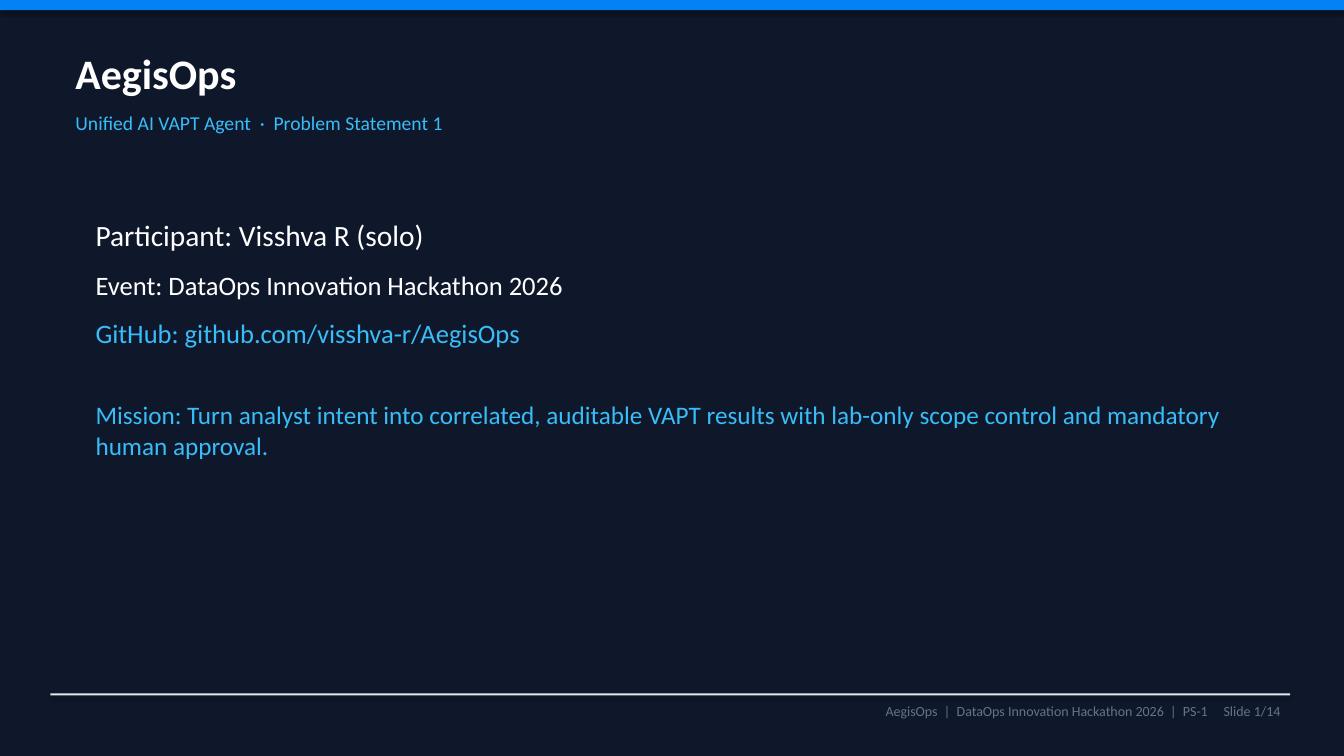
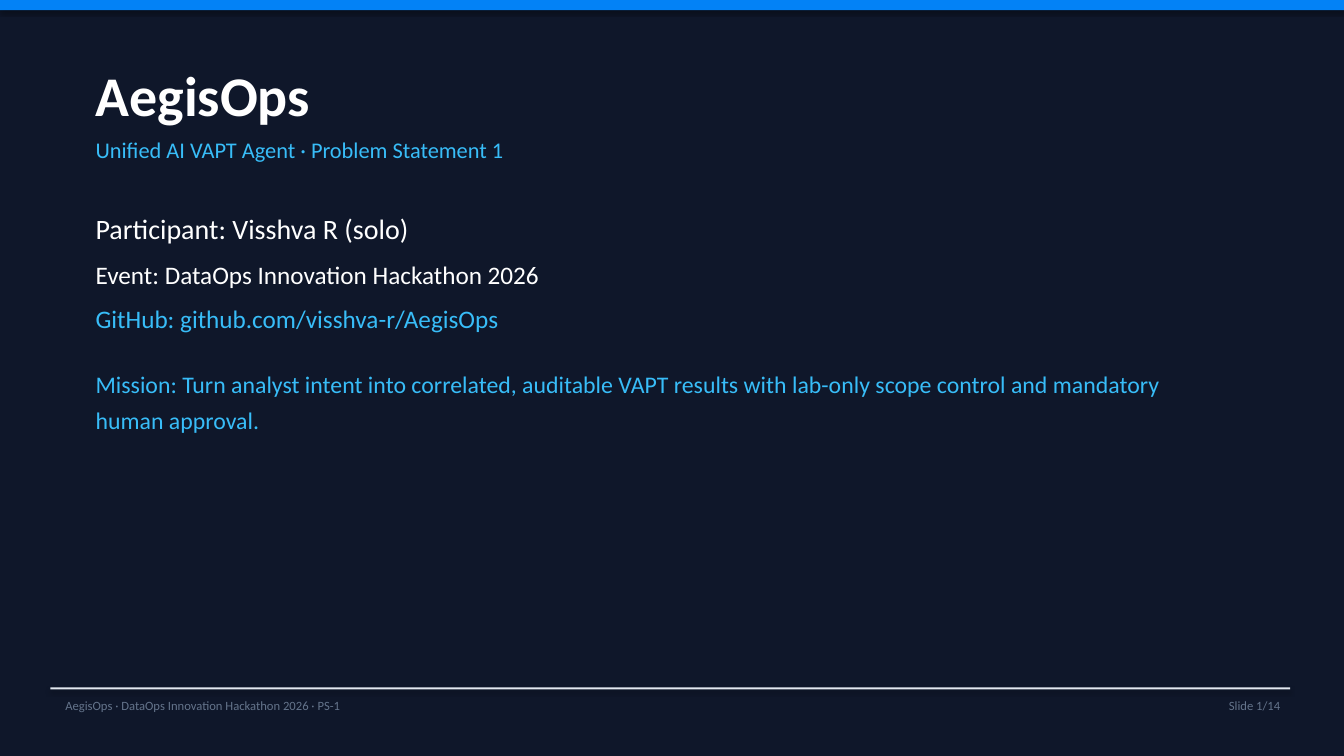
Before and after one commit to visshva-r/AegisOps, a slide deck: slide 1 of ppt/AegisOps_DataOps_Hackathon_2026.pptx. Drawn at 1344x756 pixels with LibreOffice and Linux fonts; fonts in the diff are those of the drawing. Boxes give left, top, right and bottom in pixels: in the first picture for what was removed or moved away, otherwise in the second. Text is boxed around its words. In the diff, an @@ line names an element or a change of style, - is before the commit and + after.

Commit message:
Fix PPT text overlap and spacing across all slides.

```diff
--- a/ppt/AegisOps_DataOps_Hackathon_2026.pptx
+++ b/ppt/AegisOps_DataOps_Hackathon_2026.pptx
@@ text "AegisOps": place and size @@
-text "AegisOps" at bbox=[75, 59, 236, 96]
+text "AegisOps" at bbox=[96, 76, 310, 126]
@@ text "AegisOps" at bbox=[96, 76, 310, 126]: size 30 to 40 pt @@
@@ text "Unified AI VAPT Agent · ...": place and size @@
-text "Unified AI VAPT Agent · ..." at bbox=[75, 116, 443, 134]
+text "Unified AI VAPT Agent · ..." at bbox=[96, 142, 503, 162]
@@ text "Unified AI VAPT Agent · ..." at bbox=[96, 142, 503, 162]: size 14 to 16 pt @@
@@ text "Participant: Visshva R (solo)" at bbox=[96, 218, 539, 333]: size 21 to 20 pt in "Participant: Visshva R (solo)"; size 19 to 18 pt in "Event: DataOps Innovation Hackathon 2026", "GitHub: github.com/visshva-r/AegisOps"; less space between paragraphs @@
@@ text added at bbox=[96, 376, 1159, 433], 17 pt, text #38BDF8 @@
+Mission: Turn analyst intent into correlated, auditable VAPT results with lab-only scope control and mandatory human approval.
@@ text at bbox=[96, 406, 1219, 459]: paragraph removed @@
-Mission: Turn analyst intent into correlated, auditable VAPT results with lab-only scope control and mandatory human approval.
@@ rectangle: place and size @@
-rectangle at bbox=[50, 694, 1291, 696]
+rectangle at bbox=[50, 688, 1291, 690]
@@ text at bbox=[65, 701, 340, 712]: text changed; size 10 to 9 pt @@
-AegisOps | DataOps Innovation Hackathon 2026 | PS-1 Slide 1/14
+AegisOps · DataOps Innovation Hackathon 2026 · PS-1
@@ text added at bbox=[1229, 701, 1280, 710], 9 pt, text #64748B @@
+Slide 1/14
```
Also in this commit, not shown: 13 other slides changed, 1 other file.
